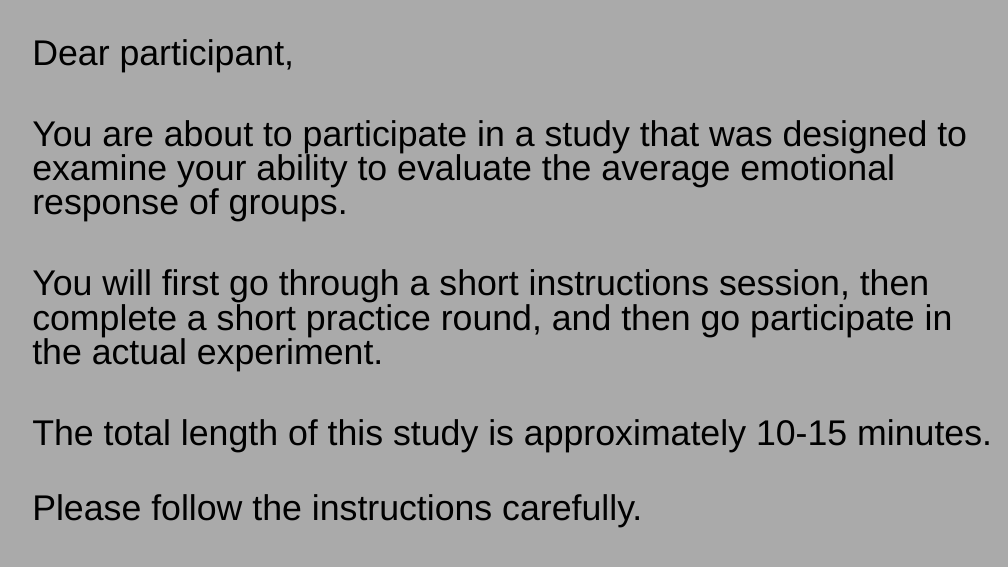
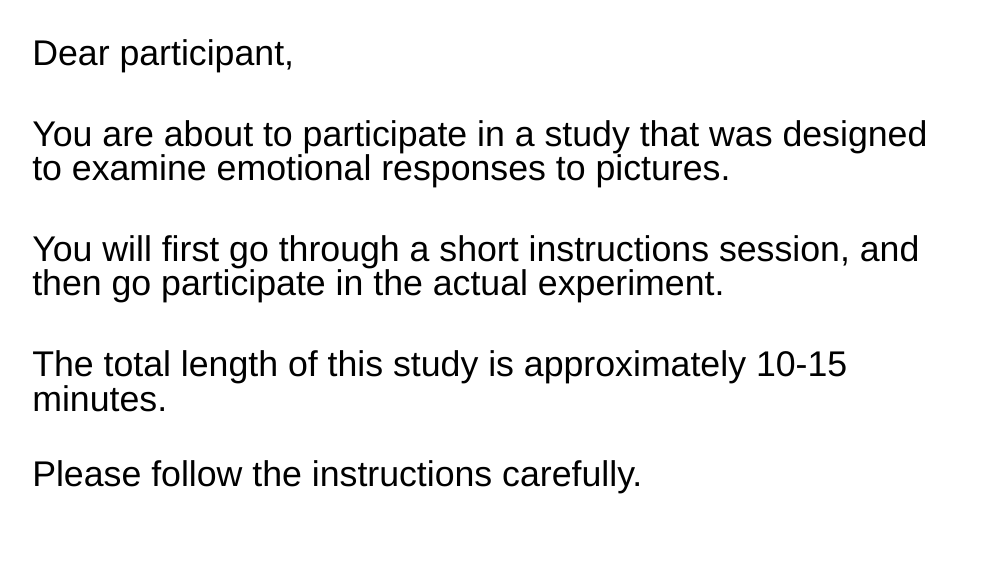
Before and after one commit to GoldenbergLab/task-piloting-emotional-responses-pictures, a slide deck: slide 1 of stimuli/ins/instructions1.4.19.pptx. Drawn at 1008x567 pixels with LibreOffice and Linux fonts; fonts in the diff are those of the drawing. Boxes give left, top, right and bottom in pixels: in the first picture for what was removed or moved away, otherwise in the second. Text is boxed around its words. In the diff, an @@ line names an element or a change of style, - is before the commit and + after.

Commit message:
added instructions

```diff
--- a/stimuli/ins/instructions1.4.19.pptx
+++ b/stimuli/ins/instructions1.4.19.pptx
@@ background #AAAAAA to #FFFFFF @@
@@ text at (x1=32, y1=120, x2=928, y2=303): text changed @@
-You are about to participate in a study that was designed to examine your ability to evaluate the average emotional response of groups.
-You will first go through a short instructions session, then complete a short practice round, and then go participate in the actual experiment.
+You are about to participate in a study that was designed to examine emotional responses to pictures.
+You will first go through a short instructions session, and then go participate in the actual experiment.
```
Also in this commit, not shown: 3 other slides changed, 4 slides added, 4 slides removed, 19 other files.
